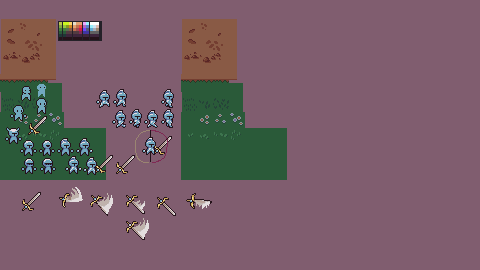
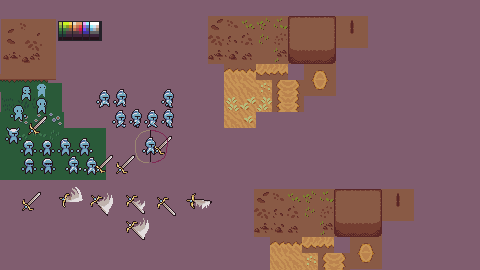
The second 480 x 270 image is a revision of the first. Changes to its layers:
added layer "tileset" above "_tileSet_v2" over [254,189,414,270]
added layer "_tileSet_v2" above "_tileSet_v1" over [208,16,368,128]
renamed "_tileTry4" to "_tileSet_v1", hid it, painted on it over [181,16,288,180]
